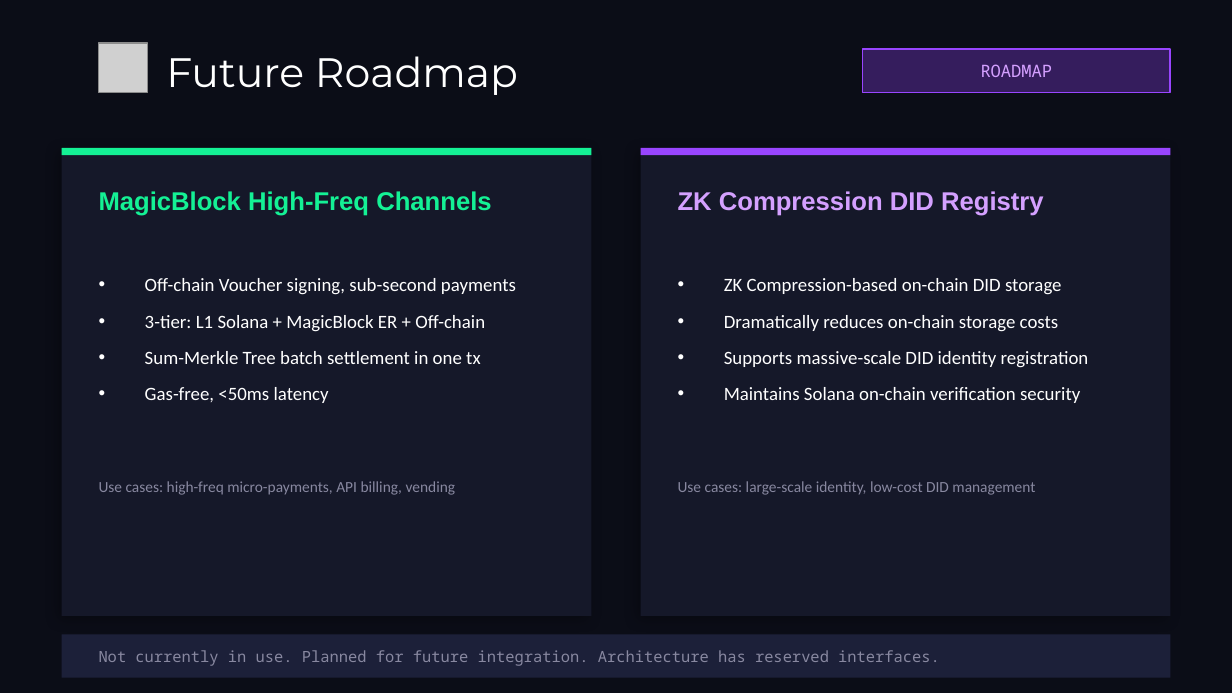
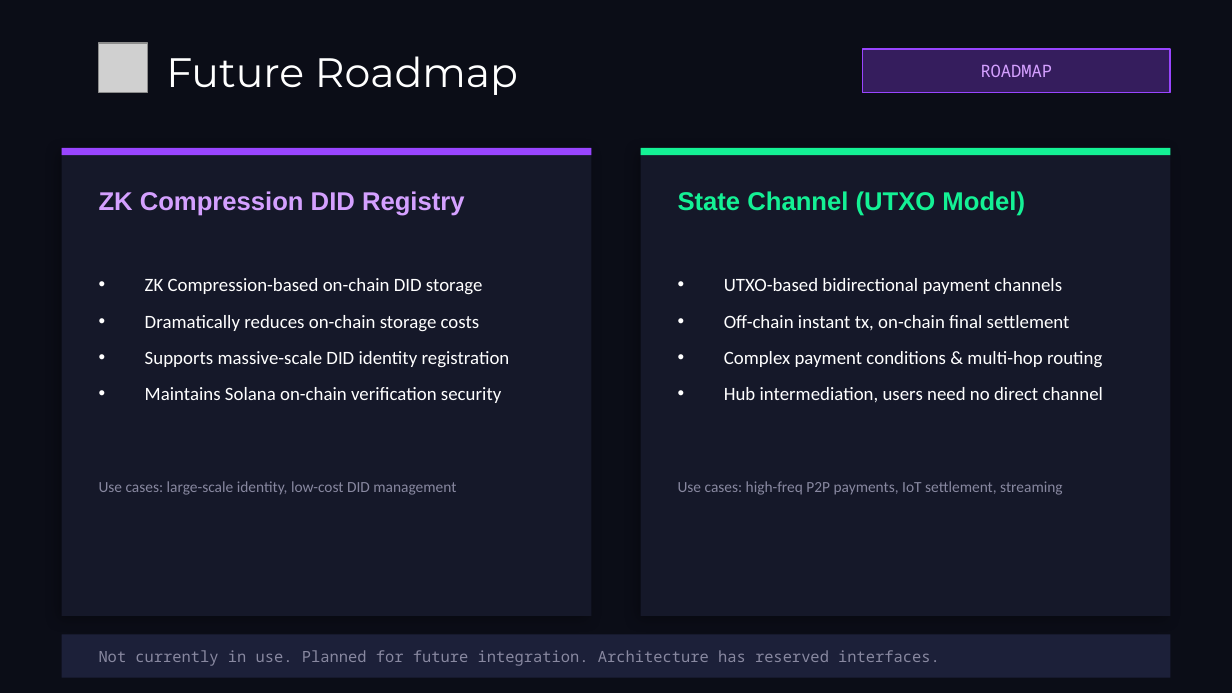
Before and after one commit to bamaao/ignite-pay, a slide deck: slide 10 of IgnitePay-Demo-EN.pptx (slide 9 before the commit). Drawn at 1232x693 pixels with LibreOffice and Linux fonts; fonts in the diff are those of the drawing; grey boxes stand for pictures. Boxes give left, top, right and bottom in pixels: in the first picture for what was removed or moved away, otherwise in the second. Text is boxed around its words. In the diff, an @@ line names an element or a change of style, - is before the commit and + after.

```diff
--- a/IgnitePay-Demo-EN.pptx
+++ b/IgnitePay-Demo-EN.pptx
@@ rectangle at (x1=62, y1=148, x2=591, y2=155): fill #14F195 to #9945FF @@
@@ rectangle at (x1=641, y1=148, x2=1170, y2=155): fill #9945FF to #14F195 @@
@@ text at (x1=99, y1=191, x2=465, y2=216): text changed; text colour #14F195 to #D4A0FF @@
-MagicBlock High-Freq Channels
+ZK Compression DID Registry
@@ text at (x1=678, y1=191, x2=1025, y2=216): text changed; text colour #D4A0FF to #14F195 @@
-ZK Compression DID Registry
+State Channel (UTXO Model)
@@ text at (x1=145, y1=278, x2=510, y2=403): text changed @@
-• Off-chain Voucher signing, sub-second payments
-• 3-tier: L1 Solana + MagicBlock ER + Off-chain
-• Sum-Merkle Tree batch settlement in one tx
-• Gas-free, <50ms latency
+• ZK Compression-based on-chain DID storage
+• Dramatically reduces on-chain storage costs
+• Supports massive-scale DID identity registration
+• Maintains Solana on-chain verification security
@@ text at (x1=724, y1=278, x2=1103, y2=402): text changed @@
-• ZK Compression-based on-chain DID storage
-• Dramatically reduces on-chain storage costs
-• Supports massive-scale DID identity registration
-• Maintains Solana on-chain verification security
+• UTXO-based bidirectional payment channels
+• Off-chain instant tx, on-chain final settlement
+• Complex payment conditions & multi-hop routing
+• Hub intermediation, users need no direct channel
@@ text at (x1=99, y1=481, x2=456, y2=495): text changed @@
-Use cases: high-freq micro-payments, API billing, vending
+Use cases: large-scale identity, low-cost DID management
@@ text at (x1=678, y1=481, x2=1062, y2=495): text changed @@
-Use cases: large-scale identity, low-cost DID management
+Use cases: high-freq P2P payments, IoT settlement, streaming
```
Also in this commit, not shown: 4 other slides changed, 1 slide added, 5 other files.
